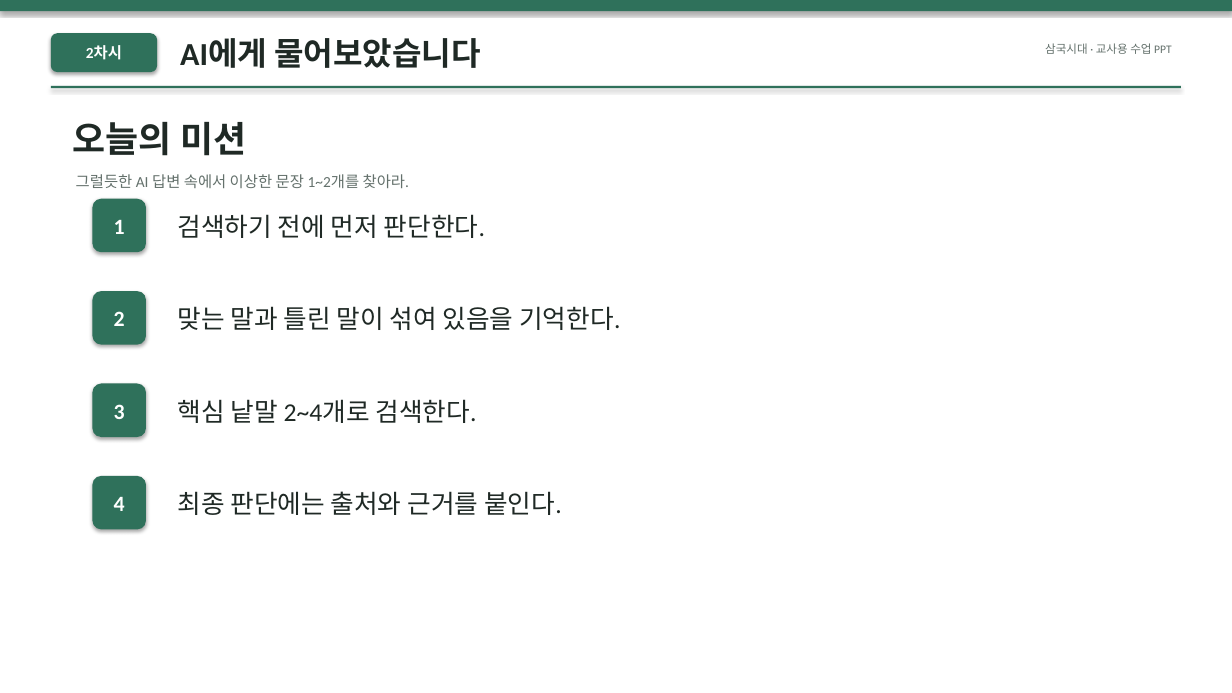
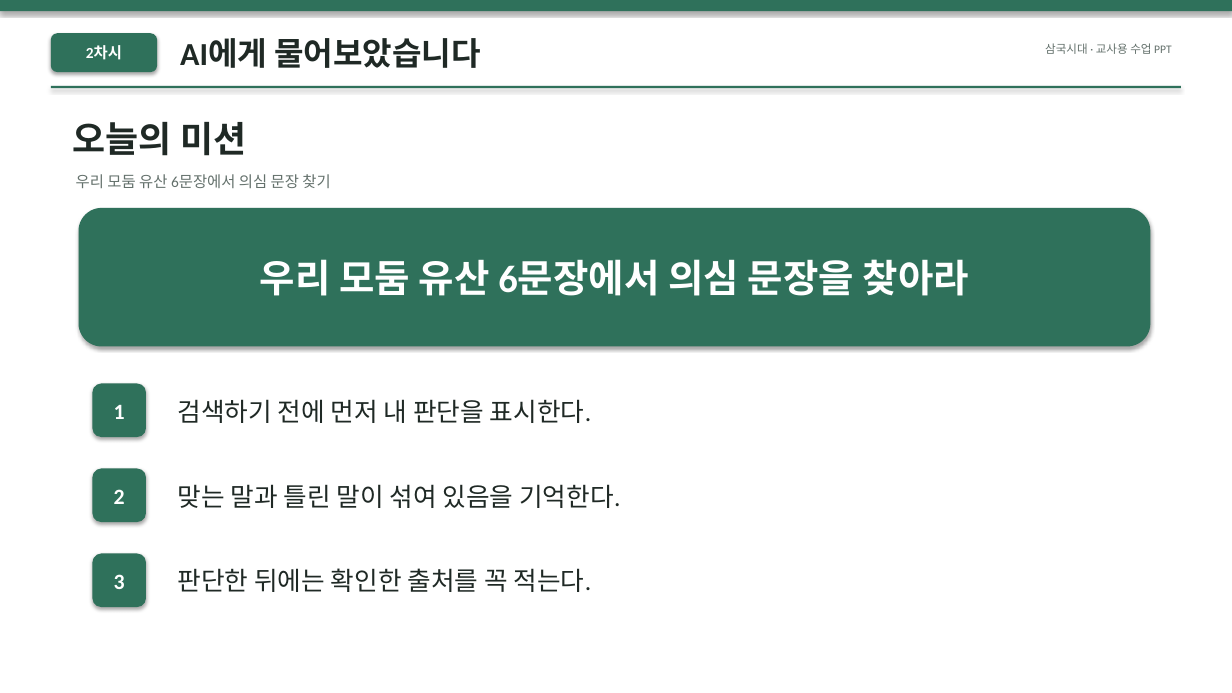
Before and after one commit to themonsteredu/ai-history-ar, a slide deck: slide 3 of public/downloads/three-kingdoms/lesson-02-teaching.pptx. Drawn at 1232x693 pixels with LibreOffice and Linux fonts; fonts in the diff are those of the drawing. Boxes give left, top, right and bottom in pixels: in the first picture for what was removed or moved away, otherwise in the second. Text is boxed around its words. In the diff, an @@ line names an element or a change of style, - is before the commit and + after.

```diff
--- a/public/downloads/three-kingdoms/lesson-02-teaching.pptx
+++ b/public/downloads/three-kingdoms/lesson-02-teaching.pptx
@@ text at bbox=[76, 174, 330, 188]: text changed @@
-그럴듯한 AI 답변 속에서 이상한 문장 1~2개를 찾아라.
+우리 모둠 유산 6문장에서 의심 문장 찾기
@@ rounded rectangle: place and size @@
-rounded rectangle at bbox=[92, 199, 146, 252]
+rounded rectangle at bbox=[79, 208, 1151, 347]
@@ text added at bbox=[260, 259, 969, 296], 30 pt, text #FFFFFF, bold @@
+우리 모둠 유산 6문장에서 의심 문장을 찾아라
@@ text "1": place and size @@
-text "1" at bbox=[114, 220, 125, 234]
+text "1" at bbox=[114, 405, 125, 419]
@@ text at bbox=[177, 399, 591, 423]: text changed @@
-검색하기 전에 먼저 판단한다.
+검색하기 전에 먼저 내 판단을 표시한다.
@@ text removed at bbox=[177, 399, 476, 423] @@
-핵심 낱말 2~4개로 검색한다.
@@ rounded rectangle: place and size @@
-rounded rectangle at bbox=[92, 476, 146, 530]
+rounded rectangle at bbox=[92, 469, 146, 522]
@@ text "2": place and size @@
-text "2" at bbox=[114, 311, 125, 326]
+text "2" at bbox=[114, 489, 125, 504]
@@ text "맞는 말과 틀린 말이 섞여 ...": place and size @@
-text "맞는 말과 틀린 말이 섞여 ..." at bbox=[177, 306, 620, 330]
+text "맞는 말과 틀린 말이 섞여 ..." at bbox=[177, 484, 620, 508]
@@ text removed at bbox=[114, 497, 125, 511] @@
-4
@@ text "3": place and size @@
-text "3" at bbox=[114, 404, 125, 419]
+text "3" at bbox=[114, 574, 125, 589]
@@ rounded rectangle: place and size @@
-rounded rectangle at bbox=[92, 291, 146, 345]
+rounded rectangle at bbox=[92, 554, 146, 607]
@@ text at bbox=[177, 568, 592, 592]: text changed @@
-최종 판단에는 출처와 근거를 붙인다.
+판단한 뒤에는 확인한 출처를 꼭 적는다.
```
Also in this commit, not shown: 10 other slides changed, 3 slides added, 13 slides removed, 38 other files.
